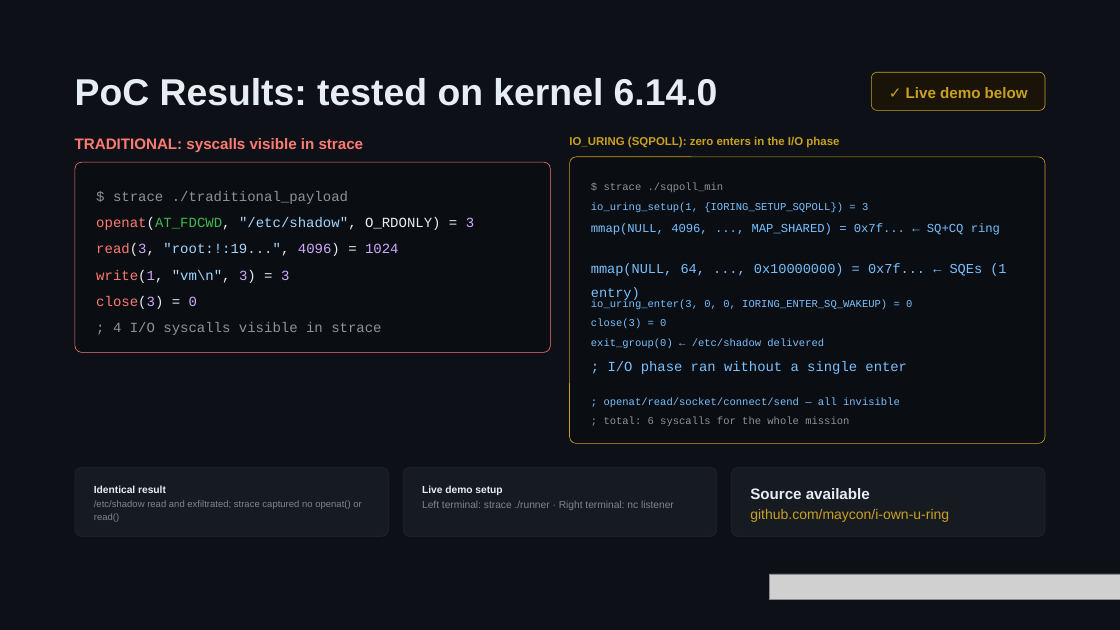
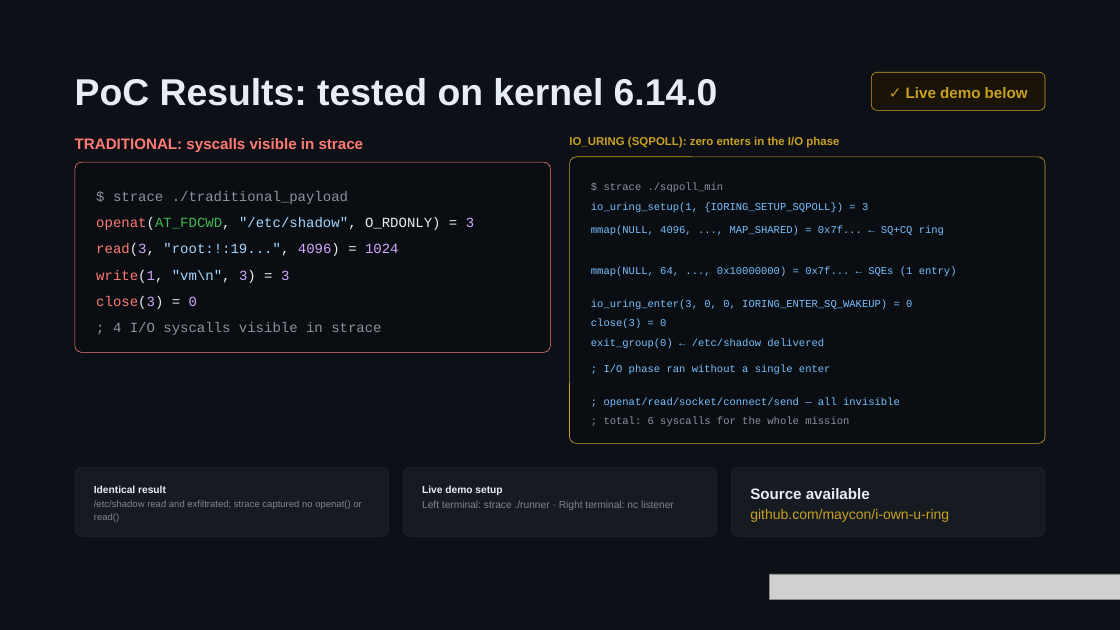
Before and after one commit to maycon/I-OWN-URING, a slide deck: slide 18 of talk/What EDRs Don't See - Syscall-less Shellcode via io_uring.pptx. Drawn at 1120x630 pixels with LibreOffice and Linux fonts; fonts in the diff are those of the drawing; grey boxes stand for pictures. Boxes give left, top, right and bottom in pixels: in the first picture for what was removed or moved away, otherwise in the second. Text is boxed around its words. In the diff, an @@ line names an element or a change of style, - is before the commit and + after.

```diff
--- a/talk/What EDRs Don't See - Syscall-less Shellcode via io_uring.pptx
+++ b/talk/What EDRs Don't See - Syscall-less Shellcode via io_uring.pptx
@@ text "mmap(NULL, 4096, ..., MAP_SHARED) = ..." at (x1=591, y1=225, x2=944, y2=235): size 10.5 to 9 pt @@
@@ text "mmap(NULL, 64, ..., 0x10000000) = ..." at (x1=591, y1=266, x2=957, y2=277): size 11.7 to 9 pt @@
@@ text "; I/O phase ran without ..." at (x1=604, y1=365, x2=831, y2=374): size 11.9 to 9 pt @@
```
